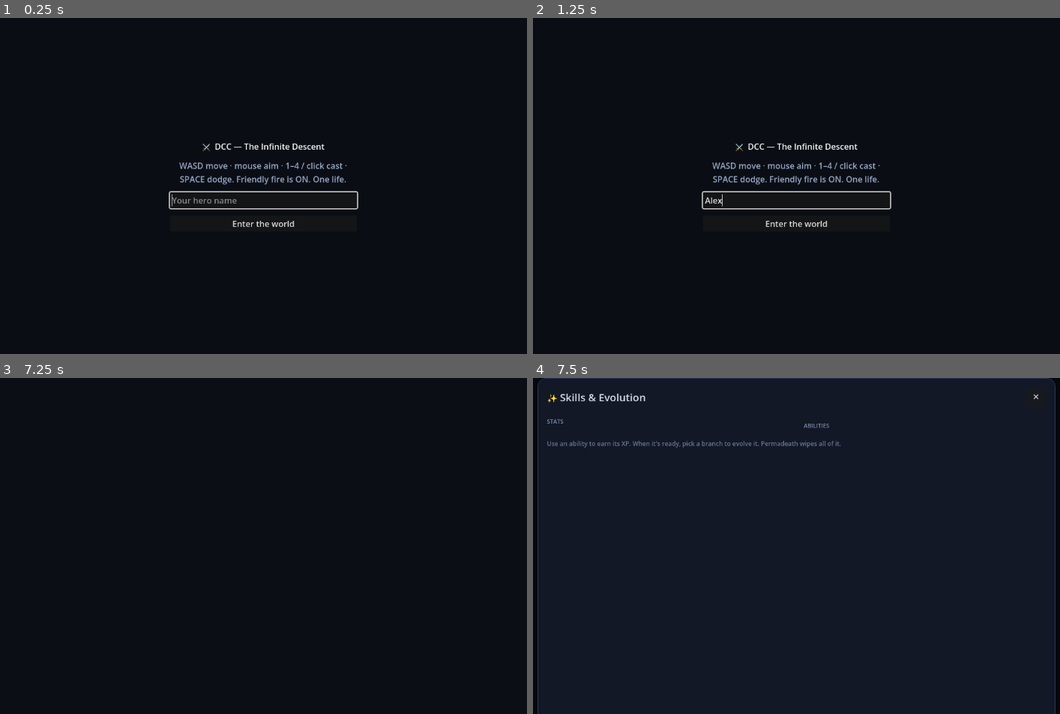
Above: before the commit, frames 1-4 (two rows, left to right).
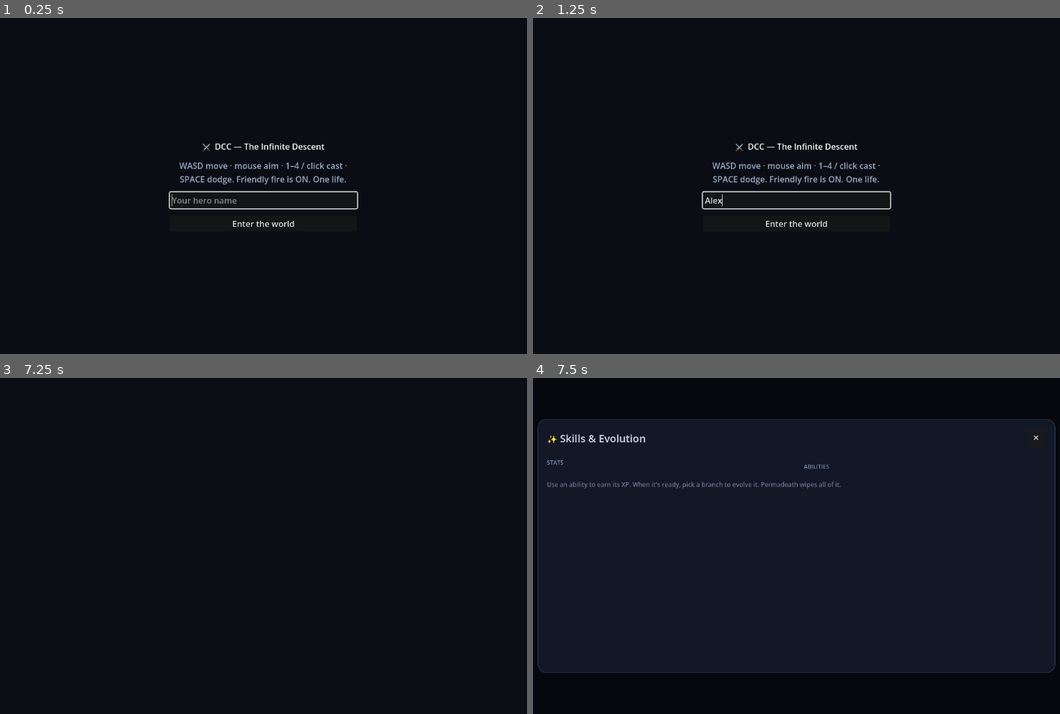
Above: after the commit, the same moments.

Repository: ToothpickFactory/dcc
Game: Godot game, scene res://scenes/Main.tscn
The game is run twice, just before and just after one commit, with the same random seed, the same clock (stepped at 60 frames per second) and the same inputs.
Inputs (mouse positions are in pixels of both pictures, inside the frame that each line leads up to):
- Up to frame 1 (0.25 s): no input
- Up to frame 2 (1.25 s): click (796, 199) at 0.52 s; type "Alex" at 0.6 s
- Up to frame 3 (7.25 s): click "Enter the world" at 1.25 s; tap Enter at 2, 3.5, 5 s; move the mouse to (395, 529) at 2.02 s; hold D (move_right) 2.03-2.78 s; tap 1 at 2.1 s; click (395, 529) at 2.17 s; tap Space at 2.27, 2.75, 3.02, 4.25, 4.52, 5.27, 5.75, 6.02 s; move the mouse to (142, 562) at 2.77 s; hold S (move_down) 2.78-3.53 s; tap 2 at 2.85 s; move the mouse to (321, 472) at 3.52 s; hold D (move_right) 3.53-4.28 s; tap 3 at 3.6 s; move the mouse to (231, 613) at 4.27 s; hold W (move_up) 4.28-5.03 s; tap 4 at 4.35 s; click (231, 613) at 4.42 s; move the mouse to (442, 596) at 5.02 s; hold A (move_left) 5.03-6.53 s; tap 5 at 5.1 s; move the mouse to (84, 495) at 5.77 s; tap 6 at 5.85 s; move the mouse to (295, 546) at 6.52 s; hold S (move_down) from 6.53 s (still down); tap I at 6.6 s; click (295, 546) at 6.67 s
- Up to frame 4 (7.5 s): move the mouse to (706, 462) at 7.27 s; release S (move_down) at 7.28 s; hold D (move_right) from 7.28 s (still down); tap K at 7.35 s

Frames 1-3 are identical in both runs. In frame 4, 1.7% of the frame differs, in the area x 0-100%, y 0-100%.

Commit message:
Environment Obstacles

Diff:
--- a/godot/scripts/DccConst.gd
+++ b/godot/scripts/DccConst.gd
@@ -16,5 +16,5 @@
 const DASH_CD := 1400.0        # cooldown between dashes
 const SLOW_FACTOR := 0.5        # movement multiplier while slowed (frost) — mirror src/shared/constants.ts
 const WALKABLE_DELTA := 24      # max ground-height step (px) between adjacent open cells (heightfield 2.5D) — mirror src/shared/constants.ts
-const PROTOCOL_VERSION := 20  # v20: boss kill events reveal/highlight the exit
+const PROTOCOL_VERSION := 21  # v21: floor geometry includes environmental hazards
 const DEFAULT_WS_URL := "wss://young-frost-2be4.austin-bb5.workers.dev/ws"
--- a/godot/scripts/InventoryUI.gd
+++ b/godot/scripts/InventoryUI.gd
@@ -126,6 +126,7 @@
 	if not _has_inv:
 		return
 	_selected_slot = -1
+	_fit_card_to_window(_inv_root)
 	if not _inv_root.visible:
 		_sfx_play("ui_open")
 	_inv_root.visible = true
@@ -152,6 +153,7 @@
 	if _open_bag_items.is_empty():
 		close_loot()   # emptied -> auto-close
 		return
+	_fit_card_to_window(_loot_root)
 	if not _loot_root.visible:
 		_sfx_play("ui_open")
 	_loot_root.visible = true
@@ -743,7 +745,7 @@
 	center.add_child(panel)
 
 	var scroll := ScrollContainer.new()
-	scroll.custom_minimum_size = Vector2(780, 760)
+	scroll.custom_minimum_size = _panel_size(780.0)
 	scroll.horizontal_scroll_mode = ScrollContainer.SCROLL_MODE_DISABLED
 	panel.add_child(scroll)
 
@@ -753,6 +755,28 @@
 	holder.size_flags_horizontal = Control.SIZE_EXPAND_FILL
 	scroll.add_child(holder)
 	return holder
+
+func _panel_size(width: float) -> Vector2:
+	var viewport_size := get_viewport().get_visible_rect().size
+	return Vector2(minf(width, viewport_size.x * 0.94), maxf(240.0, viewport_size.y * 0.7))
+
+func _fit_card_to_window(root: Control) -> void:
+	if root == null:
+		return
+	var scroll := _find_scroll(root)
+	if scroll == null:
+		return
+	scroll.custom_minimum_size = _panel_size(scroll.custom_minimum_size.x)
+	scroll.size = scroll.custom_minimum_size
+
+func _find_scroll(node: Node) -> ScrollContainer:
+	if node is ScrollContainer:
+		return node
+	for child in node.get_children():
+		var found := _find_scroll(child)
+		if found != null:
+			return found
+	return null
 
 # Section header label (uppercase, spaced).
 func _section(text: String) -> Label:
--- a/godot/scripts/Main.gd
+++ b/godot/scripts/Main.gd
@@ -451,7 +451,7 @@
 	_fog.attach(_world)
 	var stairs: Dictionary = geometry.get("stairs", {}) if bool(_net.floor_state.get("exitOpen", true)) else {}
 	_decor.world = _world
-	_decor.apply(str(info.get("theme", "fantasy")), geometry.get("decorations", []), stairs)
+	_decor.apply(str(info.get("theme", "fantasy")), geometry.get("decorations", []), stairs, geometry.get("hazards", []))
 	_sprites.set_grid(_world.grid)
 	_minimap.set_floor(_world.grid, stairs)
 	var st: Dictionary = stairs
--- a/godot/scripts/SkillsUI.gd
+++ b/godot/scripts/SkillsUI.gd
@@ -41,6 +41,7 @@
 var _attr_box: VBoxContainer
 var _talent_box: VBoxContainer
 var _list: VBoxContainer
+var _scroll: ScrollContainer
 var _reached := false        # in the waiting room (gates the Respec button)
 var _respec_armed := false   # two-tap confirm for Respec
 
@@ -76,6 +77,7 @@
 func open() -> void:
 	if not _root.visible:
 		_sfx_play("ui_open")
+	_fit_card_to_window()
 	_root.visible = true
 	_key = ""
 	_render()
@@ -400,16 +402,16 @@
 
 	# Roomy two-column layout so nothing needs scrolling on a normal window. The scroll
 	# stays as a safety net for very small windows / huge talent trees.
-	var scroll := ScrollContainer.new()
-	scroll.custom_minimum_size = Vector2(960, 720)
-	scroll.horizontal_scroll_mode = ScrollContainer.SCROLL_MODE_DISABLED
-	panel.add_child(scroll)
+	_scroll = ScrollContainer.new()
+	_scroll.custom_minimum_size = _panel_size(960.0)
+	_scroll.horizontal_scroll_mode = ScrollContainer.SCROLL_MODE_DISABLED
+	panel.add_child(_scroll)
 
 	var col := VBoxContainer.new()
 	col.custom_minimum_size = Vector2(940, 0)
 	col.add_theme_constant_override("separation", 10)
 	col.size_flags_horizontal = Control.SIZE_EXPAND_FILL
-	scroll.add_child(col)
+	_scroll.add_child(col)
 
 	# Header: title + close.
 	var headrow := HBoxContainer.new()
@@ -491,6 +493,16 @@
 # =====================================================================
 # Helpers
 # =====================================================================
+
+func _panel_size(width: float) -> Vector2:
+	var viewport_size := get_viewport().get_visible_rect().size
+	return Vector2(minf(width, viewport_size.x * 0.94), maxf(240.0, viewport_size.y * 0.7))
+
+func _fit_card_to_window() -> void:
+	if _scroll == null:
+		return
+	_scroll.custom_minimum_size = _panel_size(_scroll.custom_minimum_size.x)
+	_scroll.size = _scroll.custom_minimum_size
 
 func _state_key() -> String:
 	var abilities := _abilities()
--- a/godot/scripts/WorldDecor.gd
+++ b/godot/scripts/WorldDecor.gd
@@ -10,7 +10,7 @@
 ## a "dcc_world" Vector2 meta) so Main can fog them with Geo.line_of_sight.
 ##
 ## Public API:
-##   apply(theme: String, decorations: Array, stairs: Dictionary) -> void
+##   apply(theme: String, decorations: Array, stairs: Dictionary, hazards: Array = []) -> void
 ##   clear() -> void
 ##   decoration_sprites: Array[Sprite3D]   # spawned decoration billboards
 ##   stairs_sprite: Sprite3D               # the exit marker (null until apply)
@@ -63,6 +63,7 @@
 # decorations, but NOT destructible props (skipped by set_live_props). Glow pools flicker.
 var atmo_sprites: Array[Node3D] = []
 var _glow_quads: Array[Node3D] = []  # subset of atmo_sprites that flicker
+var _hazard_nodes: Array[Node3D] = []
 var _flicker := 0.0
 static var _glow_tex: Texture2D
 static var _decal_tex: Texture2D
@@ -90,6 +91,8 @@
 			var phase := float(i) * 1.7
 			var f := 0.78 + 0.22 * sin(_flicker * 7.0 + phase) * (0.6 + 0.4 * sin(_flicker * 17.0 + phase))
 			(q as GeometryInstance3D).transparency = clampf(1.0 - f, 0.0, 0.6)
+	if not _hazard_nodes.is_empty():
+		_update_hazards()
 	# Pulse + shimmer the stairs marker so the exit reads as a glowing portal.
 	if stairs_sprite == null or not stairs_sprite.visible:
 		return
@@ -104,7 +107,7 @@
 
 ## Theme the floor: retexture World's ground/wall materials and spawn decoration +
 ## stairs billboards. Mirrors applyTileTheme + applyPropTheme from render.ts.
-func apply(theme: String, decorations: Array, stairs: Dictionary) -> void:
+func apply(theme: String, decorations: Array, stairs: Dictionary, hazards: Array = []) -> void:
 	clear()
 	if not THEMES.has(theme):
 		# Unknown theme: leave World on its flat fallback colours, no props.
@@ -160,6 +163,7 @@
 
 	# 5) Atmosphere: torch light-pools along walls + grime decals on the floor.
 	_place_atmosphere()
+	_place_hazards(hazards)
 
 func set_live_props(ents: Array) -> void:
 	if ents.is_empty():
@@ -192,6 +196,10 @@
 			a.queue_free()
 	atmo_sprites.clear()
 	_glow_quads.clear()
+	for h in _hazard_nodes:
+		if is_instance_valid(h):
+			h.queue_free()
+	_hazard_nodes.clear()
 	if is_instance_valid(stairs_sprite):
 		stairs_sprite.queue_free()
 	stairs_sprite = null
@@ -222,6 +230,125 @@
 	sprite.position = Vector3(wx, wy, wz)
 	sprite.set_meta("dcc_world", Vector2(wx, wz))
 	return sprite
+
+
+# --- hazards ---------------------------------------------------------------
+
+func _place_hazards(hazards: Array) -> void:
+	for h in hazards:
+		if typeof(h) != TYPE_DICTIONARY:
+			continue
+		var hz: Dictionary = h
+		var kind := str(hz.get("kind", ""))
+		var color := Color(0.85, 0.84, 0.78, 0.9)
+		if kind == "lava_pit" or kind == "flame_turret":
+			color = Color(1.0, 0.32, 0.08, 0.78)
+		elif kind == "acid_pit":
+			color = Color(0.45, 1.0, 0.27, 0.78)
+		var node := Node3D.new()
+		node.set_meta("dcc_hazard", hz)
+		add_child(node)
+		_hazard_nodes.append(node)
+		var x := float(hz.get("x", 0.0))
+		var y := float(hz.get("y", 0.0))
+		var gh := _gh(x, y)
+		if kind == "lava_pit" or kind == "acid_pit":
+			var disk := _cylinder_mesh(float(hz.get("r", 80.0)), 4.0, color)
+			disk.position = Vector3(x, gh + 3.0, y)
+			node.add_child(disk)
+			var rim := _cylinder_mesh(float(hz.get("r", 80.0)) * 1.04, 3.0, Color(0.03, 0.025, 0.02, 0.45))
+			rim.position = Vector3(x, gh + 2.0, y)
+			node.add_child(rim)
+		elif kind == "floor_spikes":
+			var count := 8
+			for i in count:
+				var a := (float(i) / float(count)) * TAU
+				var rr := 0.0 if i == 0 else float(hz.get("r", 80.0)) * 0.42
+				var spike := _cone_mesh(13.0, 42.0, color)
+				spike.position = Vector3(x + cos(a) * rr, gh + 21.0, y + sin(a) * rr)
+				spike.rotate_y(PI * 0.25)
+				node.add_child(spike)
+		else:
+			var dir := int(hz.get("dir", 0))
+			var angle := 0.0
+			if dir == 1:
+				angle = PI * 0.5
+			elif dir == 2:
+				angle = PI
+			elif dir == 3:
+				angle = -PI * 0.5
+			var length := float(hz.get("length", hz.get("r", 120.0)))
+			var width := float(hz.get("width", hz.get("r", 80.0)))
+			var beam := _box_mesh(Vector3(length, 10.0, width), color)
+			beam.rotation.y = angle
+			beam.position = Vector3(x + cos(angle) * length * 0.5, gh + 8.0, y + sin(angle) * length * 0.5)
+			node.add_child(beam)
+			var turret := _cylinder_mesh(26.0, 36.0, Color(0.18, 0.16, 0.14, 1.0))
+			turret.position = Vector3(x, gh + 24.0, y)
+			node.add_child(turret)
+
+func _update_hazards() -> void:
+	var now := float(Time.get_ticks_msec())
+	for node in _hazard_nodes:
+		if not is_instance_valid(node):
+			continue
+		var hz: Dictionary = node.get_meta("dcc_hazard", {})
+		var active := _hazard_active(hz, now)
+		var pulse := 0.75 + 0.25 * sin(now / 110.0 + float(hz.get("phaseMs", 0.0)))
+		for child in node.get_children():
+			if child is GeometryInstance3D:
+				var gi := child as GeometryInstance3D
+				gi.transparency = 0.0 if active else 0.68
+				if str(hz.get("kind", "")) == "floor_spikes":
+					gi.position.y = (21.0 + _gh(gi.position.x, gi.position.z)) if active else (8.0 + _gh(gi.position.x, gi.position.z))
+				else:
+					gi.scale = Vector3.ONE * (0.95 + 0.05 * pulse if active else 1.0)
+
+func _hazard_active(hz: Dictionary, now: float) -> bool:
+	var period := float(hz.get("periodMs", 0.0))
+	var active := float(hz.get("activeMs", 0.0))
+	if period <= 0.0 or active <= 0.0:
+		return true
+	return fmod(now + float(hz.get("phaseMs", 0.0)), period) < active
+
+func _hazard_mat(color: Color) -> StandardMaterial3D:
+	var mat := StandardMaterial3D.new()
+	mat.albedo_color = color
+	mat.shading_mode = BaseMaterial3D.SHADING_MODE_UNSHADED
+	mat.transparency = BaseMaterial3D.TRANSPARENCY_ALPHA
+	mat.blend_mode = BaseMaterial3D.BLEND_MODE_ADD if color.a < 0.85 else BaseMaterial3D.BLEND_MODE_MIX
+	mat.cull_mode = BaseMaterial3D.CULL_DISABLED
+	return mat
+
+func _cylinder_mesh(radius: float, height: float, color: Color) -> MeshInstance3D:
+	var mi := MeshInstance3D.new()
+	var mesh := CylinderMesh.new()
+	mesh.top_radius = radius
+	mesh.bottom_radius = radius
+	mesh.height = height
+	mesh.radial_segments = 32
+	mesh.material = _hazard_mat(color)
+	mi.mesh = mesh
+	return mi
+
+func _cone_mesh(radius: float, height: float, color: Color) -> MeshInstance3D:
+	var mi := MeshInstance3D.new()
+	var mesh := CylinderMesh.new()
+	mesh.top_radius = 0.0
+	mesh.bottom_radius = radius
+	mesh.height = height
+	mesh.radial_segments = 4
+	mesh.material = _hazard_mat(color)
+	mi.mesh = mesh
+	return mi
+
+func _box_mesh(size: Vector3, color: Color) -> MeshInstance3D:
+	var mi := MeshInstance3D.new()
+	var mesh := BoxMesh.new()
+	mesh.size = size
+	mesh.material = _hazard_mat(color)
+	mi.mesh = mesh
+	return mi
 
 
 # --- atmosphere: torch light-pools + grime decals --------------------------
Not shown, changed: .godot-import.log
Not shown, changed: godot/launch-dcc.ps1
Not shown, changed: src/client/render.ts
Not shown, changed: src/procgen/index.test.ts
Not shown, changed: src/procgen/index.ts
Not shown, changed: src/procgen/types.ts
Not shown, changed: src/protocol.ts
Not shown, changed: src/server/world-do.ts
